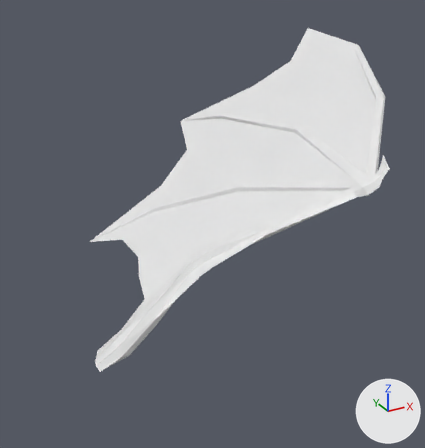
One commit to the OBJ model Models/dragon_2_left_wing.obj: the scene before it, then after it.
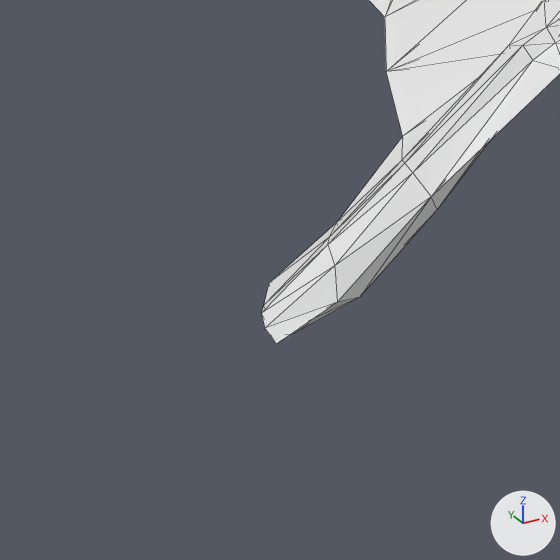
There are two pictures of each version: one whole from a camera (50 mm lens) standing at (-4.7, -34.1, 40.7) and looking at (17.7, 6.7, 20.4), one close up on the part from 1% to 47% of the width and 56% to 100% of the height. Lighting does not change. The marker at lower right points along +X, +Y and +Z. The close-ups show mesh edges as thin lines. Where no turn or scale is listed for an object, it has been applied to the vertices.
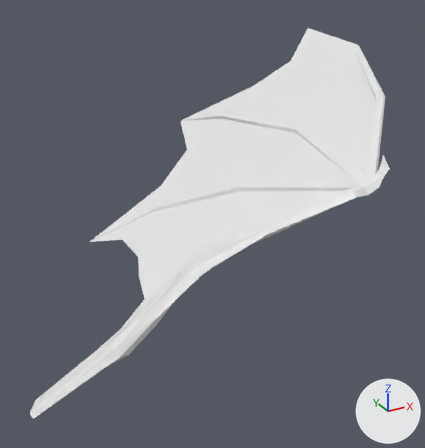
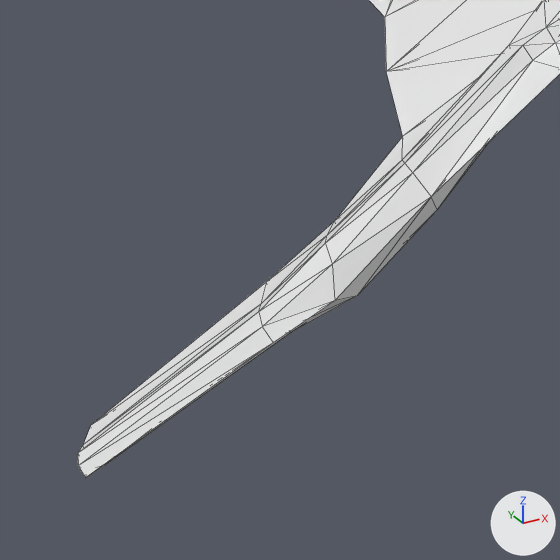
Location of each change, [x1, y1, x2, y2] in pixels of the close-ups (560 x 560 px):
'Cylinder.001', reshaped: before [262, 0, 560, 344]; after [78, 0, 560, 477]
part 1 of me_cylinder_001, built on: before [262, 245, 357, 334]; after [78, 244, 356, 477]

Diff of the bpy script that builds the scene:
```diff
--- a/Models/dragon_2_left_wing.obj.py
+++ b/Models/dragon_2_left_wing.obj.py
@@ me_cylinder_001 @@
 # used by ob_cylinder_001; location = (0.0, 0.0, 0.0)
-me_cylinder_001.from_pydata(...)  # 167 vertices, 330 faces; spans x 3.5..38.3, y -8.6..25.4, z 16.6..34.3
+me_cylinder_001.from_pydata(...)  # 175 vertices, 346 faces; spans x -0.9..38.3, y -8.6..25.4, z 15.6..34.3
+# me_cylinder_001 part 1
+# 2 vertices are removed from x 3.8..4.2, y -3.7..-2.5, z 16.8..17.1
+# 15 faces are deleted
+# 1 vertex moves from x 3.7, y -3.4, z 17.7 to x -0.8, y -4.4, z 16.3
+# 10 vertices are added at x -0.9..4.2, y -5.1..-2.5, z 15.6..17.7
+# 31 new faces join them
```
